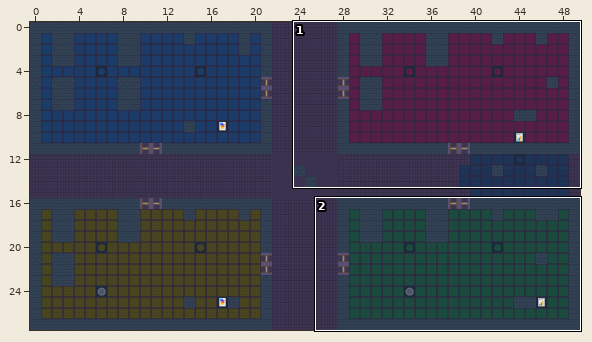
One commit to this Tiled map (JSON): apps/office-ui/public/assets/maps/office-default.tmj. Above: a wide view before the commit, with the close-up outlined.
Close-up. Before the edit:
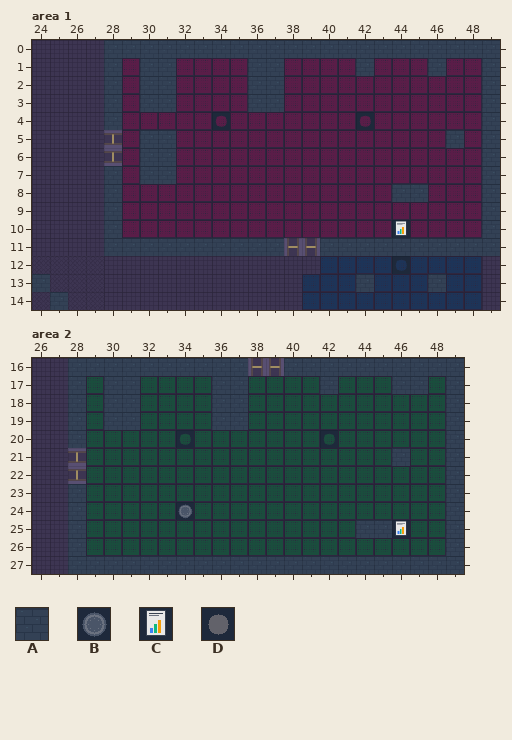
Cells are 32x32 px. Shown: area 1 x 24..49, y 0..14; area 2 x 26..49, y 16..27. The commit also changed other parts of the map, which this record leaves out. Tiles whose own drawing changed are shown in their newer look in all pictures.
Key: from "office-tileset": A 1, B 46, C 48, D 50.
_ is an empty cell.
Layers that did not change in this view are not listed.
Layer "collision" before, area 1, first column x 24:
 0 ____AAAAAAAAAAAAAAAAAAAAAA
 1 ____A_AA____AA____A___A__A
 2 ____A_AA____AA___________A
 3 ____A_AA____AA___________A
 4 ____A____________________A
 5 ______AA_______________A_A
 6 ______AA_________________A
 7 ____A_AA_________________A
 8 ____A_______________AA___A
 9 ____A____________________A
10 ____A____________________A
11 ____AAAAAAAAAA__AAAAAAAAAA
12 __________________________
13 A_________________A___A___
14 _A________________________
Layer "collision" before, area 2, first column x 26:
16 __AAAAAAAAAA__AAAAAAAAAA
17 __A_AA____AA____A___AA_A
18 __A_AA____AA___________A
19 __A_AA____AA___________A
20 __A____________________A
21 ____________________A__A
22 _______________________A
23 __A____________________A
24 __A____________________A
25 __A_______________AA___A
26 __A____________________A
27 __AAAAAAAAAAAAAAAAAAAAAA
The result:
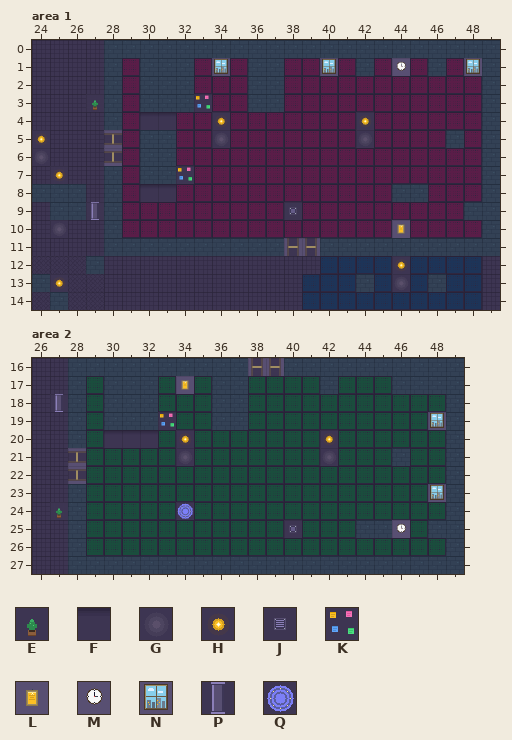
Further tiles: from "office-tileset": E 34, F 63, G 65, H 66, J 67, K 69, L 72, M 73, N 76, P 77, Q 78.
The edit:
Layer "furniture", area 1:
y 3: x 33 _ -> K
y 7: x 32 _ -> K
Layer "decorations", area 1:
y 1: x 34 _ -> N; x 40 _ -> N; x 44 _ -> M; x 48 _ -> N
y 3: x 27 _ -> E
y 4: x 30..31 __ -> FF; x 34 D -> H; x 42 D -> H
y 5: x 24 _ -> H; x 34 _ -> G; x 42 _ -> G
y 6: x 24 _ -> G
y 7: x 25 _ -> H
y 8: x 30..31 __ -> FF
y 9: x 27 _ -> P; x 38 _ -> J
y 10: x 25 _ -> G; x 44 C -> L
y 12: x 44 D -> H
y 13: x 25 _ -> H; x 44 _ -> G
Layer "collision", area 1:
y 1..3: x 32 _ -> A
y 9: x 48 _ -> A
y 12: x 27 _ -> A
Layer "furniture", area 2:
y 19: x 33 _ -> K
Layer "decorations", area 2:
y 17: x 34 _ -> L
y 18: x 27 _ -> P
y 19: x 48 _ -> N
y 20: x 30..32 ___ -> FFF; x 34 D -> H; x 42 D -> H
y 21: x 34 _ -> G; x 42 _ -> G
y 23: x 48 _ -> N
y 24: x 27 _ -> E; x 34 B -> Q
y 25: x 40 _ -> J; x 46 C -> M
Layer "collision", area 2:
y 17: x 32 _ -> A; x 48 _ -> A
y 18..19: x 32 _ -> A
y 25: x 48 _ -> A
